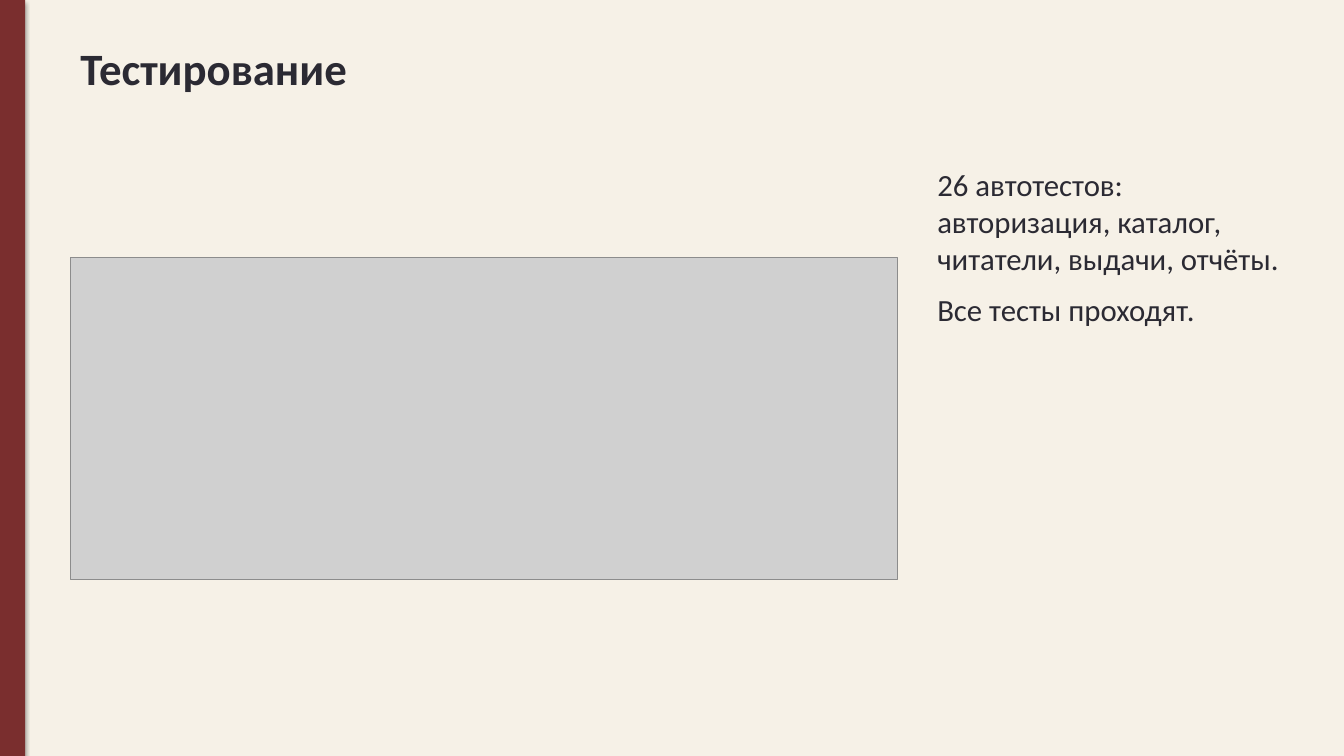
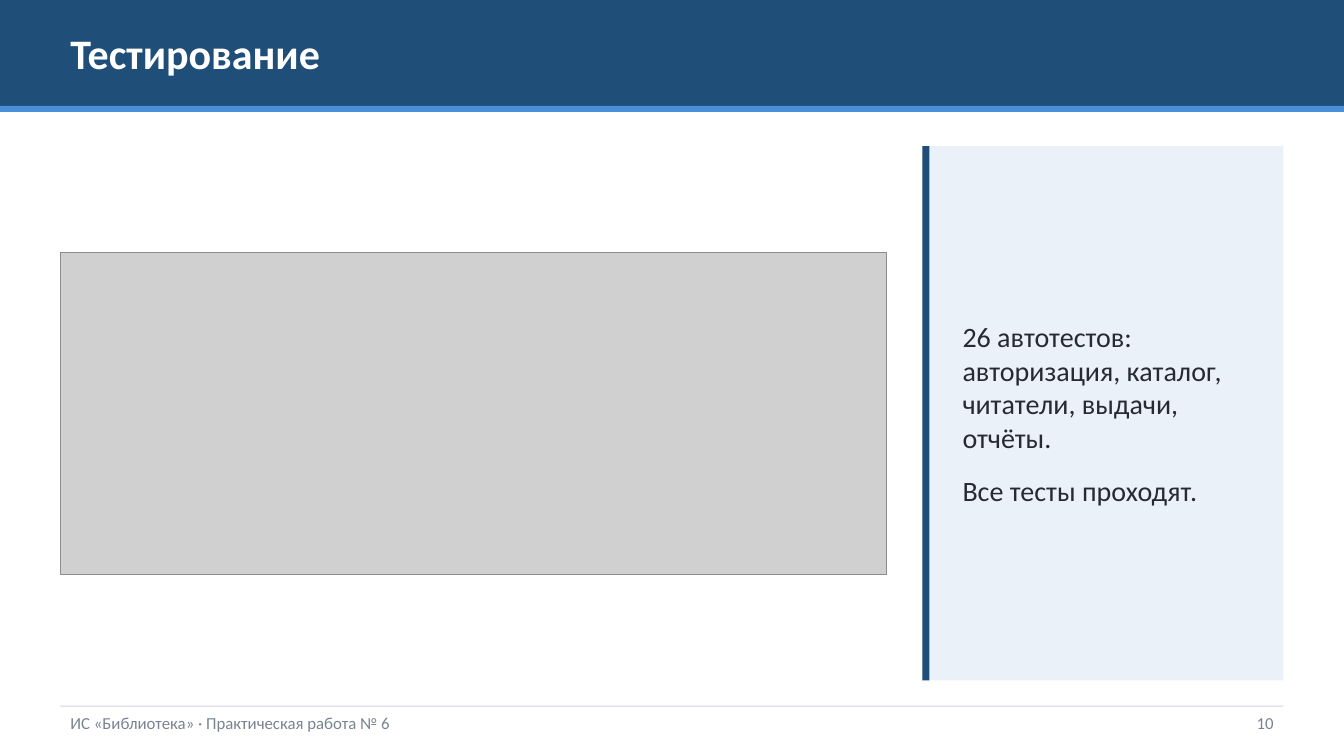
Before and after one commit to aaa111ws/MDK04.01-, a slide deck: slide 10 of pr6/Презентация.pptx. Drawn at 1344x756 pixels with LibreOffice and Linux fonts; fonts in the diff are those of the drawing; grey boxes stand for pictures. Boxes give left, top, right and bottom in pixels: in the first picture for what was removed or moved away, otherwise in the second. Text is boxed around its words. In the diff, an @@ line names an element or a change of style, - is before the commit and + after.

```diff
--- a/pr6/Презентация.pptx
+++ b/pr6/Презентация.pptx
@@ background #F6F1E7 to #FFFFFF @@
@@ rectangle removed at (0, 0, 25, 756) @@
@@ rectangle added at (0, 0, 1344, 106), fill #1F4E79 @@
@@ text "Тестирование": place and size @@
-text "Тестирование" at (80, 56, 346, 92)
+text "Тестирование" at (70, 41, 320, 76)
@@ text "Тестирование" at (70, 41, 320, 76): size 32 to 30 pt, text colour #2B2A33 to #FFFFFF; more space between paragraphs; vertical alignment top to middle @@
@@ rectangle added at (0, 106, 1344, 112), fill #4A90D9 @@
@@ rectangle added at (923, 146, 1284, 681), fill #EAF1F8 @@
@@ rectangle added at (923, 146, 930, 681), fill #1F4E79 @@
@@ text "26 автотестов: авторизация, каталог, читатели, ...": place and size @@
-text "26 автотестов: авторизация, каталог, читатели, ..." at (937, 175, 1279, 326)
+text "26 автотестов: авторизация, каталог, читатели, ..." at (963, 328, 1222, 506)
@@ text "26 автотестов: авторизация, каталог, читатели, ..." at (963, 328, 1222, 506): size 22 to 20 pt, text colour #2B2A33 to #262B33; more space between paragraphs; vertical alignment top to middle @@
@@ picture: place and size @@
-picture at (71, 257, 897, 580)
+picture at (60, 252, 887, 575)
@@ rectangle added at (60, 706, 1284, 707), fill #D0D7E0 @@
@@ text added at (70, 717, 389, 732), 12 pt, text #7A8490 @@
+ИС «Библиотека» · Практическая работа № 6
@@ text added at (1257, 718, 1274, 729), 12 pt, text #7A8490 @@
+10
```
Also in this commit, not shown: 11 other slides changed.
